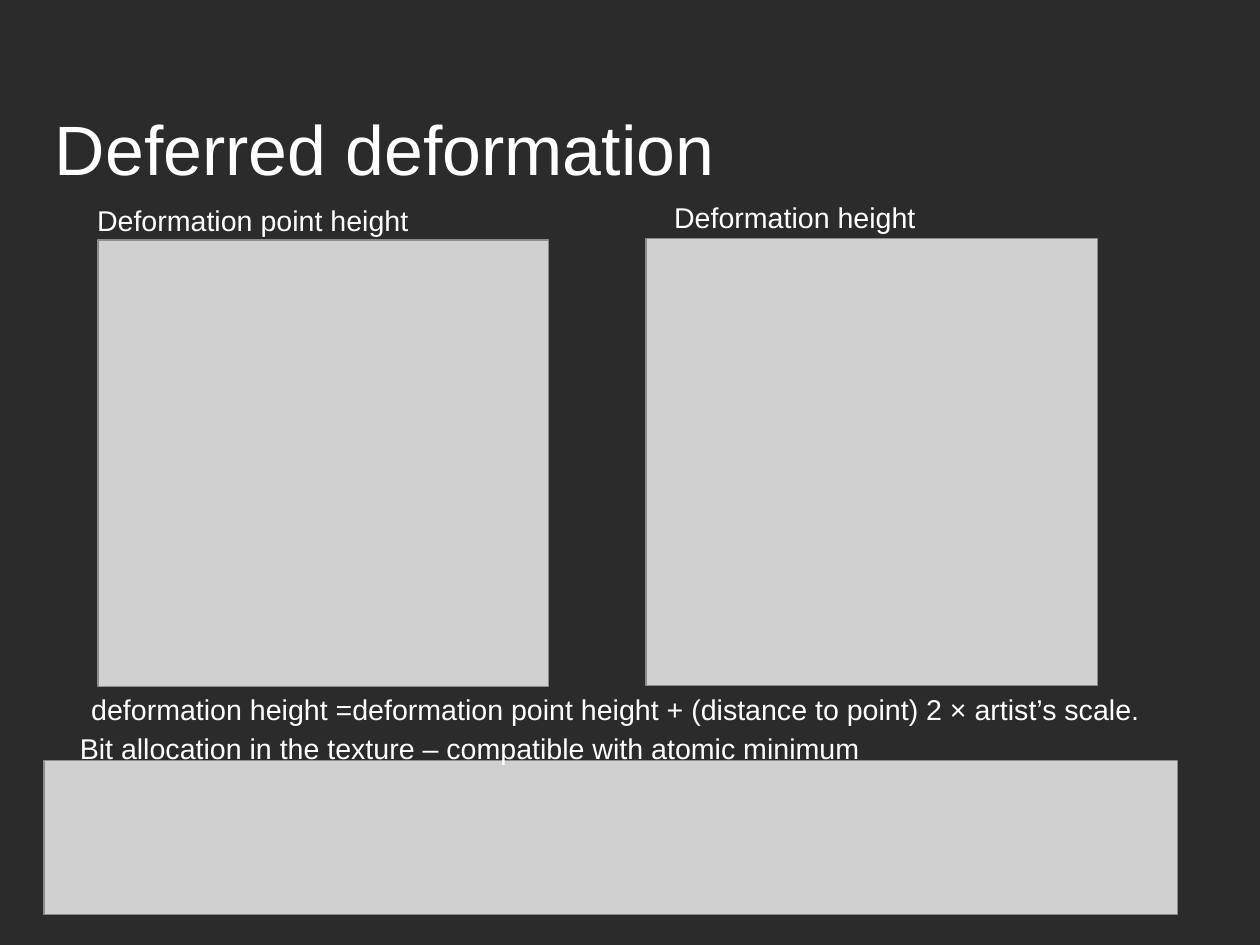
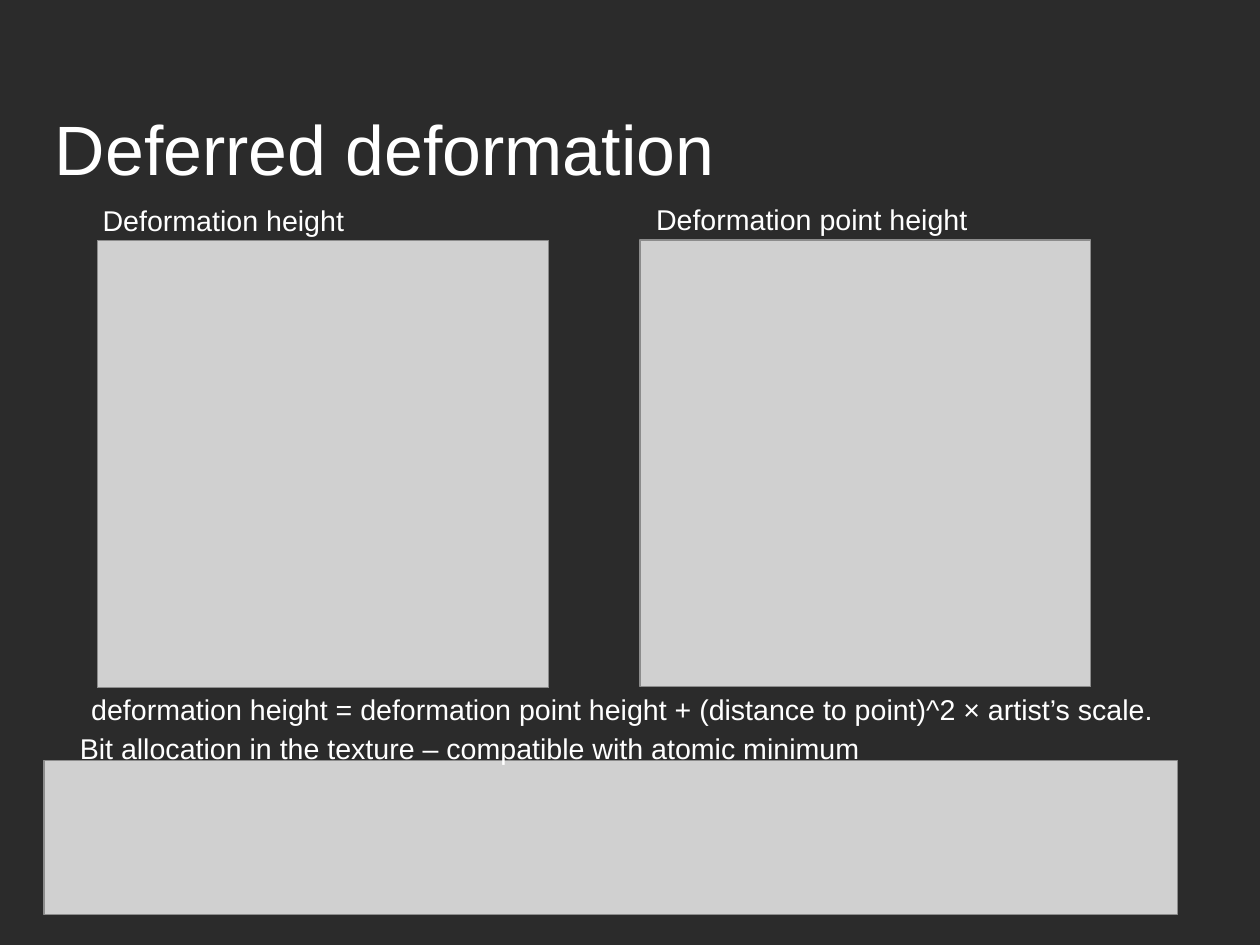
Before and after one commit to Godrak/ProjectZero, a slide deck: slide 6 of doc/paperPresentation.odp. Drawn at 1260x945 pixels with LibreOffice and Linux fonts; fonts in the diff are those of the drawing; grey boxes stand for pictures; background and template pictures are left out; a plain dark background stands for a picture behind light text. Boxes give left, top, right and bottom in pixels: in the first picture for what was removed or moved away, otherwise in the second. Text is boxed around its words. In the diff, an @@ line names an element or a change of style, - is before the commit and + after.

```diff
--- a/doc/paperPresentation.odp
+++ b/doc/paperPresentation.odp
@@ text "Deformation height": place and size @@
-text "Deformation height" at [674, 207, 916, 234]
+text "Deformation height" at [103, 210, 344, 237]
@@ text "Deformation point height": place and size @@
-text "Deformation point height" at [97, 210, 408, 237]
+text "Deformation point height" at [656, 209, 967, 236]
@@ picture: place and size @@
-picture at [646, 239, 1098, 686]
+picture at [97, 240, 549, 687]
@@ picture: place and size @@
-picture at [98, 240, 549, 687]
+picture at [640, 240, 1091, 687]
@@ text at [91, 699, 1153, 725]: text changed @@
-deformation height =deformation point height + (distance to point) 2 × artist’s scale.
+deformation height = deformation point height + (distance to point)^2 × artist’s scale.
```
Also in this commit, not shown: 1 other slide changed, 1 other file.
